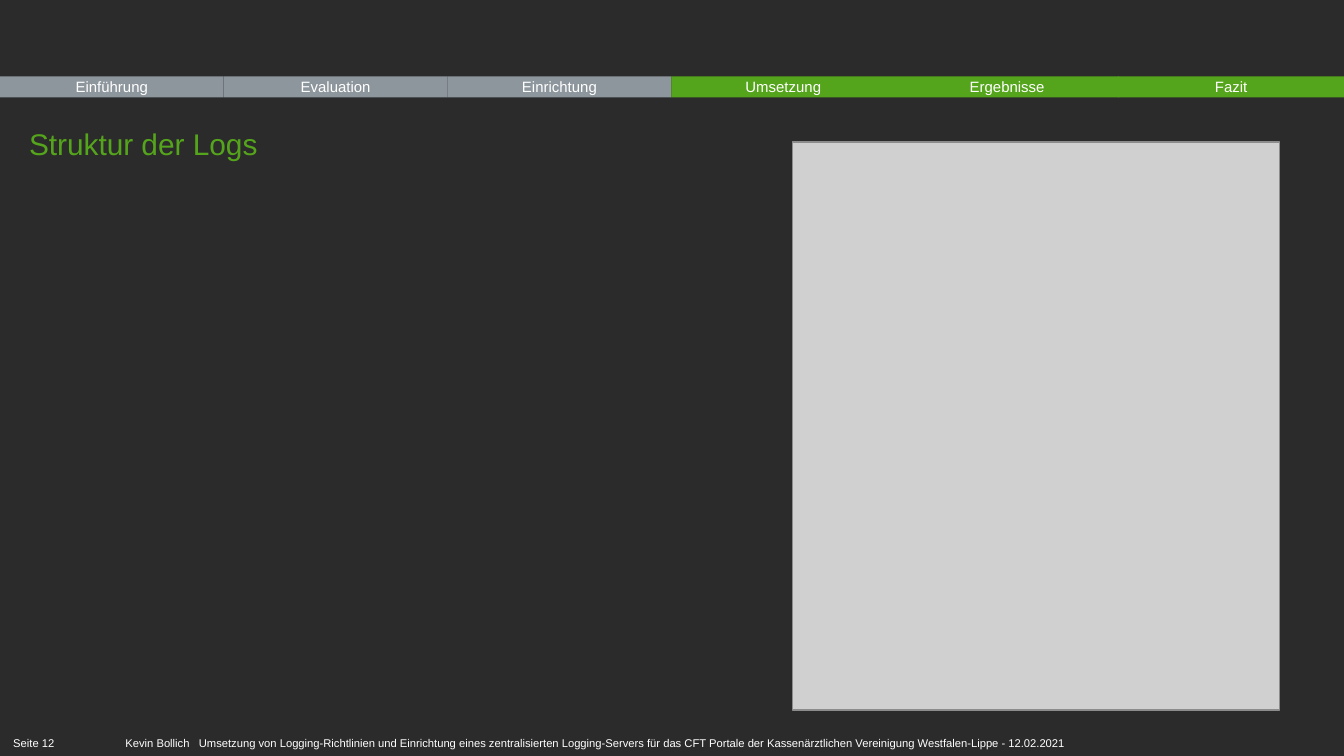
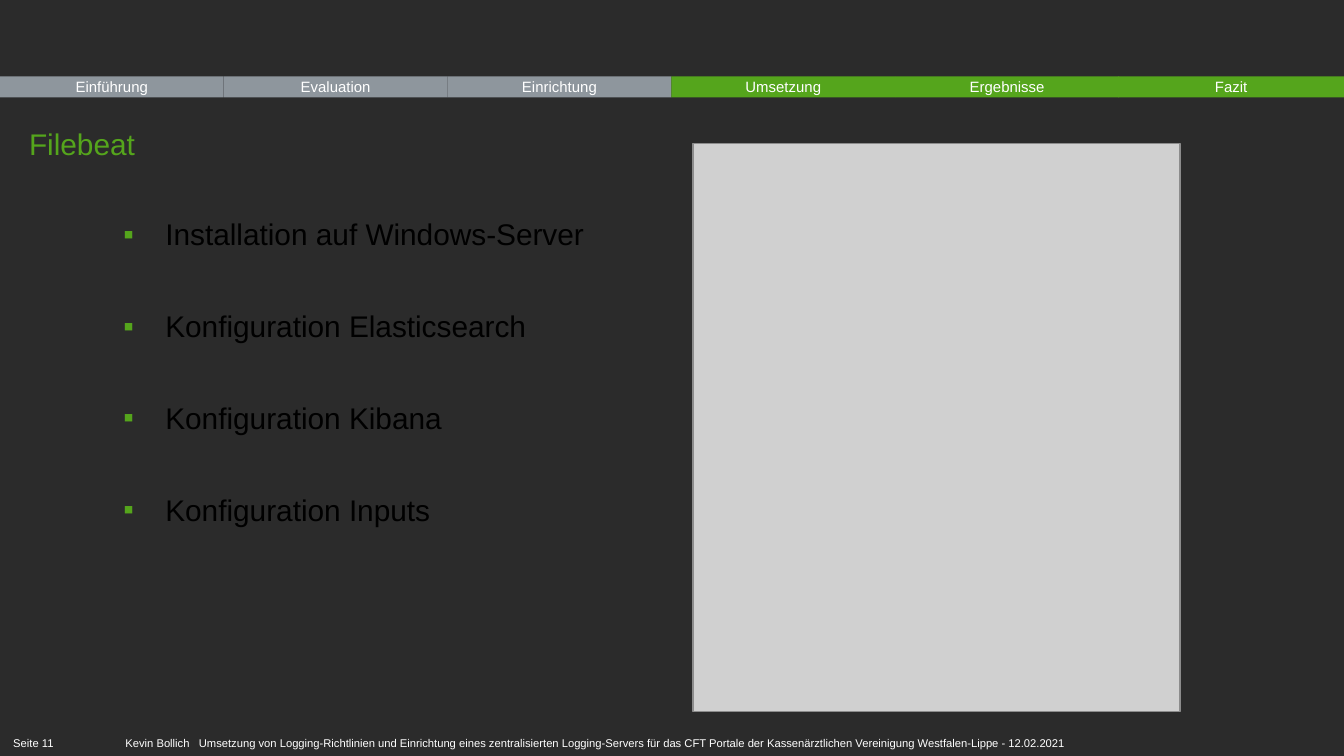
Before and after one commit to kevin-bollich97/Bachelorarbeit, a slide deck: slide 11 of praesentation/Bachelorarbeit-Bollich.pptx (slide 12 before the commit). Drawn at 1344x756 pixels with LibreOffice and Linux fonts; fonts in the diff are those of the drawing; grey boxes stand for pictures; background and template pictures are left out; a plain dark background stands for a picture behind light text. Boxes give left, top, right and bottom in pixels: in the first picture for what was removed or moved away, otherwise in the second. Text is boxed around its words. In the diff, an @@ line names an element or a change of style, - is before the commit and + after.

```diff
--- a/praesentation/Bachelorarbeit-Bollich.pptx
+++ b/praesentation/Bachelorarbeit-Bollich.pptx
@@ text at [29, 133, 135, 155]: text changed @@
-Struktur der Logs
+Filebeat
@@ picture: place and size @@
-picture at [793, 142, 1279, 711]
+picture at [694, 144, 1180, 712]
@@ text added at [165, 224, 584, 526], 16 pt, text #000000 @@
+▪ Installation auf Windows-Server
+▪ Konfiguration Elasticsearch
+▪ Konfiguration Kibana
+▪ Konfiguration Inputs
@@ page number at [13, 739, 54, 747]: text changed @@
-Seite 12
+Seite 11
```
Also in this commit, not shown: 8 other slides changed, 3 slides removed.
